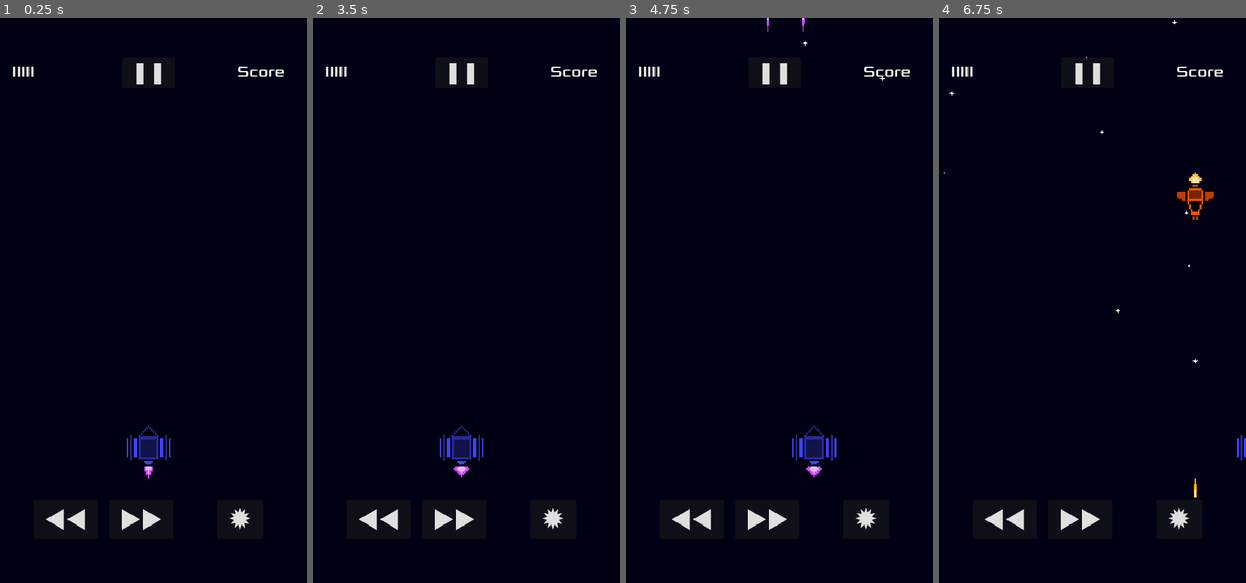
Above: before the commit, frames 1-4 (left to right).
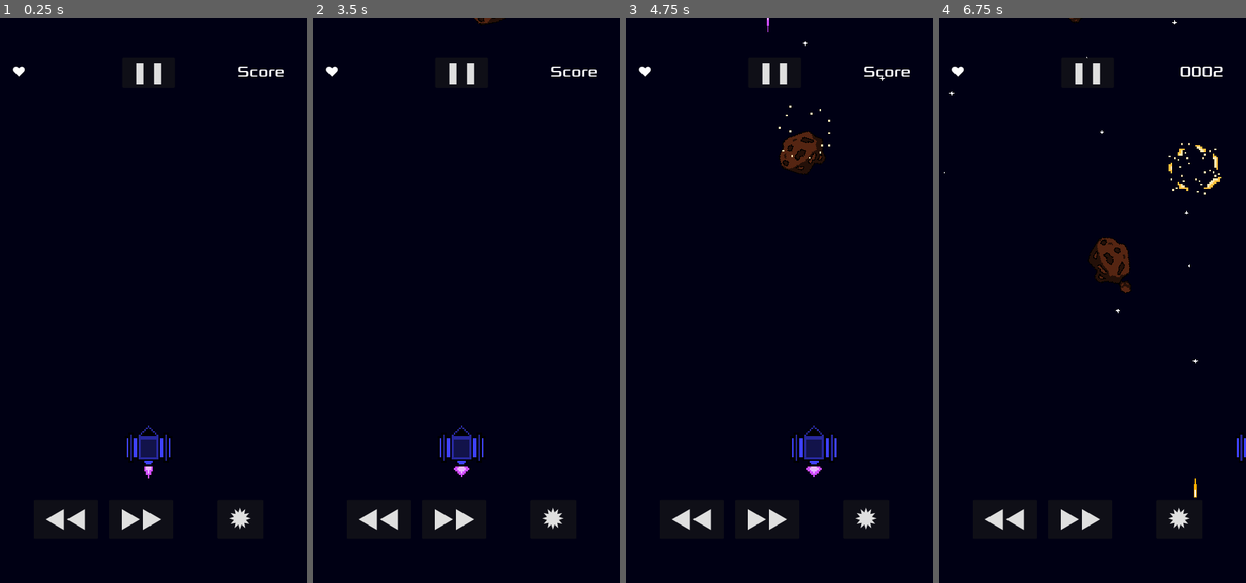
Above: after the commit, the same moments.

Repository: gabriel-codart/astros
Game: Godot game, scene res://Sections/game.tscn
The game is run twice, just before and just after one commit, with the same random seed, the same clock (stepped at 60 frames per second) and the same inputs. The project has no main scene, so this scene is started directly.
Inputs:
- Up to frame 1 (0.25 s): no input
- Up to frame 2 (3.5 s): click "❚❚" at 0.5 s; click "◀◀" at 1.25 s; click "▶▶" at 2 s; click "✹" at 2.75 s
- Up to frame 3 (4.75 s): tap Enter at 3.5 s; hold Right (right) 3.53-4.28 s; tap Space (fire) at 3.6, 4.35 s; hold Left (left) from 4.28 s (still down)
- Up to frame 4 (6.75 s): release Left (left) at 5.03 s; hold Right (right) 5.03-6.53 s; tap Space (fire) at 5.1, 5.85, 6.6 s; hold Left (left) from 6.53 s (still down)

The runs differ from the first frame. In frame 1, less than 0.1% of the frame differs, in the area x 4-12%, y 8-11%; in frame 2, 0.1%; in frame 3, 0.8%; in frame 4, 1.5%, in the area x 4-93%, y 0-49%.

Commit message:
add: + asteroid spawn + enemy spawn + blast + explosion + shot + life e score

Diff:
--- /dev/null
+++ b/Asteroids/asteroid.gd
@@ -0,0 +1,76 @@
+extends Node2D
+
+@export var speed_min: float = 80.0
+@export var speed_max: float = 150.0
+@onready var asteroid_small_scene: PackedScene = preload("res://Asteroids/asteroid.tscn") # usamos a mesma cena
+@onready var explosion_scene: PackedScene = preload("res://Explosions and Particles/explosion.tscn")
+
+@onready var sprite: Sprite2D = $Sprite2D
+@onready var collision: CollisionShape2D = $Area2D/CollisionShape2D
+
+var is_big: bool
+var velocity: Vector2
+var rotation_speed: float
+
+func _ready() -> void:
+	rotation_speed = randf_range(-1.0, 1.0)
+	is_big = randf() < 0.4
+	# Define sprite e colisão
+	if is_big:
+		sprite.texture = load("res://Assets/Asteroids/Asteroid Big.png")
+		collision.shape.radius = 25
+	else:
+		var small_textures = [
+			load("res://Assets/Asteroids/Asteroid Small 1.png"),
+			load("res://Assets/Asteroids/Asteroid Small 2.png"),
+		]
+		sprite.texture = small_textures.pick_random()
+		collision.shape.radius = 10
+	# Movimento inicial
+	velocity = Vector2(randf_range(-10, 10), randf_range(speed_min, speed_max))
+
+func _process(delta: float) -> void:
+	rotation += rotation_speed * delta
+	position += velocity * delta
+	# Se sair da tela → liberar
+	if position.y > 1280 + 200:
+		queue_free()
+
+func spawn_small_asteroids() -> void:
+	var num_smalls = randi_range(2, 3)
+	for i in range(num_smalls):
+		var small = asteroid_small_scene.instantiate()
+		small.is_big = false  # força ser pequeno
+		small.position = position
+
+		# movimento diagonal aleatório pra baixo
+		var dir_x = randf_range(-100, 100)
+		small.velocity = Vector2(dir_x, randf_range(speed_min, speed_max))
+
+		get_parent().add_child.call_deferred(small)
+
+func spawn_explosion(size: Vector2i) -> void:
+	var explosion = explosion_scene.instantiate()
+	explosion.position = position
+	explosion.scale = size
+	get_parent().add_child.call_deferred(explosion)
+
+func destroy() -> void:
+	if is_big:
+		spawn_small_asteroids()
+		spawn_explosion(Vector2i(4.0, 4.0))
+	else:
+		add_points(1)
+		spawn_explosion(Vector2i(2.0, 2.0))
+	queue_free()
+
+func add_points(points: int):
+	var hud = get_tree().get_root().get_node("Game/HUD")
+	if hud and hud.has_method("add_score"):
+		hud.add_score(points)
+
+func _on_area_2d_area_entered(_area: Area2D) -> void:
+	destroy()
+
+func _on_area_2d_body_entered(_body):
+	destroy()
--- /dev/null
+++ b/Asteroids/asteroid.tscn
@@ -0,0 +1,24 @@
+[gd_scene load_steps=4 format=3 uid="uid://bf524otelt3w1"]
+
+[ext_resource type="Script" path="res://Asteroids/asteroid.gd" id="1_1ir5x"]
+[ext_resource type="Texture2D" uid="uid://doufglkjukqn8" path="res://Assets/Asteroids/Asteroid Big.png" id="2_mirve"]
+
+[sub_resource type="CircleShape2D" id="CircleShape2D_8awrv"]
+radius = 25.0
+
+[node name="Asteroid" type="Node2D" groups=["Asteroid"]]
+scale = Vector2(2, 2)
+script = ExtResource("1_1ir5x")
+
+[node name="Sprite2D" type="Sprite2D" parent="."]
+texture = ExtResource("2_mirve")
+
+[node name="Area2D" type="Area2D" parent="." groups=["Asteroid"]]
+collision_layer = 4
+collision_mask = 19
+
+[node name="CollisionShape2D" type="CollisionShape2D" parent="Area2D"]
+shape = SubResource("CircleShape2D_8awrv")
+
+[connection signal="area_entered" from="Area2D" to="." method="_on_area_2d_area_entered"]
+[connection signal="body_entered" from="Area2D" to="." method="_on_area_2d_body_entered"]
--- /dev/null
+++ b/Asteroids/asteroid_spawn.gd
@@ -0,0 +1,48 @@
+extends Node2D
+
+@export var asteroid_scene: PackedScene = preload("res://Asteroids/asteroid.tscn")
+@export var spawn_interval: float = 3.0   # tempo entre spawns
+@export var min_speed: float = 80.0
+@export var max_speed: float = 200.0
+@export var spawn_range_x: Vector2 = Vector2(0, 720)  # limites horizontais do spawn
+@export var rotation_speed_range: Vector2 = Vector2(-90, 90) # graus por segundo
+
+var spawn_timer: Timer
+
+func _ready() -> void:
+	spawn_timer = Timer.new()
+	spawn_timer.wait_time = spawn_interval
+	spawn_timer.one_shot = false
+	spawn_timer.autostart = true
+	add_child(spawn_timer)
+	spawn_timer.timeout.connect(_on_spawn_timer_timeout)
+
+func _on_spawn_timer_timeout() -> void:
+	spawn_asteroid()
+
+func spawn_asteroid() -> void:
+	var asteroid = asteroid_scene.instantiate()
+	# Posição inicial aleatória no topo da tela
+	asteroid.position = Vector2(
+		randf_range(spawn_range_x.x, spawn_range_x.y),
+		-200
+	)
+	# Velocidade e rotação
+	var speed = randf_range(min_speed, max_speed)
+	var rot_speed = randf_range(rotation_speed_range.x, rotation_speed_range.y)
+	asteroid.set_meta("speed", speed)
+	asteroid.set_meta("rot_speed", rot_speed)
+	add_child(asteroid)
+
+func _process(delta: float) -> void:
+	for asteroid in get_children():
+		if asteroid is CharacterBody2D or asteroid is Node2D:
+			# Movimento para baixo
+			var speed = asteroid.get_meta("speed", 0)
+			asteroid.position.y += speed * delta
+			# Rotação (em graus)
+			var rot_speed = asteroid.get_meta("rot_speed", 0)
+			asteroid.rotation_degrees += rot_speed * delta
+			# Remover se sair da tela
+			if asteroid.position.y > 1280 + 200:
+				asteroid.queue_free()
--- a/Explosions and Particles/blast.gd
+++ b/Explosions and Particles/blast.gd
@@ -3,6 +3,7 @@
 @export var speed: float = 500.0
 var direction: Vector2
 var is_protagonist: bool = true
+var damage: int = 1
 
 @onready var sprite: Sprite2D = $Sprite2D
 
@@ -25,6 +26,5 @@
 	if position.y < -100 or position.y > 1380:
 		queue_free()
 
-func _on_area_2d_body_entered(body):
-	# Aqui futuramente vamos lidar com colisões (dano, explosão, etc.)
+func _on_area_2d_area_entered(_area: Area2D) -> void:
 	queue_free()
--- a/Explosions and Particles/blast.tscn
+++ b/Explosions and Particles/blast.tscn
@@ -6,7 +6,7 @@
 [sub_resource type="RectangleShape2D" id="RectangleShape2D_53wdo"]
 size = Vector2(3, 22)
 
-[node name="Blast" type="Node2D"]
+[node name="Blast" type="Node2D" groups=["Blast"]]
 scale = Vector2(2, 2)
 script = ExtResource("1_cd7d7")
 speed = 800.0
@@ -14,11 +14,12 @@
 [node name="Sprite2D" type="Sprite2D" parent="."]
 texture = ExtResource("2_yji4n")
 
-[node name="Area2D" type="Area2D" parent="."]
+[node name="Area2D" type="Area2D" parent="." groups=["Blast"]]
 collision_layer = 16
 collision_mask = 15
 
 [node name="CollisionShape2D" type="CollisionShape2D" parent="Area2D"]
 shape = SubResource("RectangleShape2D_53wdo")
 
+[connection signal="area_entered" from="Area2D" to="." method="_on_area_2d_area_entered"]
 [connection signal="body_entered" from="Area2D" to="." method="_on_area_2d_body_entered"]
--- /dev/null
+++ b/Explosions and Particles/explosion.tscn
@@ -0,0 +1,56 @@
+[gd_scene load_steps=8 format=3 uid="uid://d1dmb6qfkfvo4"]
+
+[ext_resource type="Texture2D" uid="uid://bvbkpiff3jjew" path="res://Assets/Explosions and Particles/Explosion.png" id="1_1m5dw"]
+
+[sub_resource type="GDScript" id="GDScript_11m2g"]
+script/source = "extends Node2D
+
+func _on_animated_sprite_2d_animation_finished() -> void:
+	queue_free()
+"
+
+[sub_resource type="AtlasTexture" id="AtlasTexture_n2ut0"]
+atlas = ExtResource("1_1m5dw")
+region = Rect2(0, 0, 32, 32)
+
+[sub_resource type="AtlasTexture" id="AtlasTexture_gba0c"]
+atlas = ExtResource("1_1m5dw")
+region = Rect2(32, 0, 32, 32)
+
+[sub_resource type="AtlasTexture" id="AtlasTexture_io8w6"]
+atlas = ExtResource("1_1m5dw")
+region = Rect2(64, 0, 32, 32)
+
+[sub_resource type="AtlasTexture" id="AtlasTexture_t83t2"]
+atlas = ExtResource("1_1m5dw")
+region = Rect2(96, 0, 32, 32)
+
+[sub_resource type="SpriteFrames" id="SpriteFrames_6uokm"]
+animations = [{
+"frames": [{
+"duration": 1.0,
+"texture": SubResource("AtlasTexture_n2ut0")
+}, {
+"duration": 1.0,
+"texture": SubResource("AtlasTexture_gba0c")
+}, {
+"duration": 1.0,
+"texture": SubResource("AtlasTexture_io8w6")
+}, {
+"duration": 1.0,
+"texture": SubResource("AtlasTexture_t83t2")
+}],
+"loop": false,
+"name": &"default",
+"speed": 10.0
+}]
+
+[node name="Explosion" type="Node2D"]
+scale = Vector2(4, 4)
+script = SubResource("GDScript_11m2g")
+
+[node name="AnimatedSprite2D" type="AnimatedSprite2D" parent="."]
+sprite_frames = SubResource("SpriteFrames_6uokm")
+autoplay = "default"
+
+[connection signal="animation_finished" from="AnimatedSprite2D" to="." method="_on_animated_sprite_2d_animation_finished"]
--- /dev/null
+++ b/Explosions and Particles/shot.tscn
@@ -0,0 +1,53 @@
+[gd_scene load_steps=6 format=3 uid="uid://ba56ksei8ah8d"]
+
+[ext_resource type="Texture2D" uid="uid://cmdbbakqscrwp" path="res://Assets/Explosions and Particles/Shot.png" id="1_3k57k"]
+
+[sub_resource type="GDScript" id="GDScript_rnccn"]
+script/source = "extends Node2D
+
+var is_prota: bool = true
+@onready var animated_sprite: AnimatedSprite2D = $AnimatedSprite2D
+
+func _ready() -> void:
+	if is_prota:
+		position.y += 15
+		animated_sprite.scale.y = 1
+	else:
+		position.y += 40
+		animated_sprite.scale.y = -1
+
+func _on_animated_sprite_2d_animation_finished() -> void:
+	queue_free()
+"
+
+[sub_resource type="AtlasTexture" id="AtlasTexture_vlm4k"]
+atlas = ExtResource("1_3k57k")
+region = Rect2(0, 0, 33, 32)
+
+[sub_resource type="AtlasTexture" id="AtlasTexture_dd7ne"]
+atlas = ExtResource("1_3k57k")
+region = Rect2(33, 0, 33, 32)
+
+[sub_resource type="SpriteFrames" id="SpriteFrames_thutg"]
+animations = [{
+"frames": [{
+"duration": 1.0,
+"texture": SubResource("AtlasTexture_vlm4k")
+}, {
+"duration": 1.0,
+"texture": SubResource("AtlasTexture_dd7ne")
+}],
+"loop": false,
+"name": &"default",
+"speed": 10.0
+}]
+
+[node name="Shot" type="Node2D"]
+scale = Vector2(2, 2)
+script = SubResource("GDScript_rnccn")
+
+[node name="AnimatedSprite2D" type="AnimatedSprite2D" parent="."]
+sprite_frames = SubResource("SpriteFrames_thutg")
+autoplay = "default"
+
+[connection signal="animation_finished" from="AnimatedSprite2D" to="." method="_on_animated_sprite_2d_animation_finished"]
--- a/Sections/game.tscn
+++ b/Sections/game.tscn
@@ -1,8 +1,9 @@
-[gd_scene load_steps=4 format=3 uid="uid://d35d5g3lpc85g"]
+[gd_scene load_steps=5 format=3 uid="uid://d35d5g3lpc85g"]
 
 [ext_resource type="PackedScene" uid="uid://bt52dwibd0rhd" path="res://UIs/hud.tscn" id="1_k7iay"]
 [ext_resource type="PackedScene" uid="uid://comee8gow4ds4" path="res://Ships/prota.tscn" id="1_ydaat"]
 [ext_resource type="Script" path="res://Ships/enemy_spawn.gd" id="3_71pac"]
+[ext_resource type="Script" path="res://Asteroids/asteroid_spawn.gd" id="4_x28kx"]
 
 [node name="Game" type="Control"]
 layout_mode = 3
@@ -15,8 +16,11 @@
 [node name="HUD" parent="." instance=ExtResource("1_k7iay")]
 layout_mode = 1
 
-[node name="Prota" parent="." groups=["Prota"] instance=ExtResource("1_ydaat")]
+[node name="Prota" parent="." instance=ExtResource("1_ydaat")]
 position = Vector2(360, 980)
 
 [node name="Enemies" type="Node2D" parent="."]
 script = ExtResource("3_71pac")
+
+[node name="Asteroids" type="Node2D" parent="."]
+script = ExtResource("4_x28kx")
--- a/Ships/enemy.gd
+++ b/Ships/enemy.gd
@@ -1,10 +1,15 @@
 extends CharacterBody2D
 
 @export var speed: float = 100.0
+@export var health: int = 1
+
 @onready var marker: Marker2D = $Marker2D
 @onready var attack_area: Area2D = $AttackArea
 @onready var blast_scene: PackedScene = preload("res://Explosions and Particles/blast.tscn")
+@onready var shot_scene: PackedScene = preload("res://Explosions and Particles/shot.tscn")
+@onready var explosion_scene: PackedScene = preload("res://Explosions and Particles/explosion.tscn")
 @onready var shoot_cooldown: Timer = $ShootCooldown
+@onready var anim: AnimationPlayer = $AnimationPlayer
 
 var player_in_range: bool = false
 
@@ -38,15 +43,54 @@
 		var blast = blast_scene.instantiate()
 		blast.is_protagonist = false
 		blast.position = marker.global_position
-		get_parent().add_child(blast)
+		get_parent().add_child.call_deferred(blast)
+		spawn_shot_fire(marker.global_position)
 		# Inicia o Cooldown
 		shoot_cooldown.start()
 
+func spawn_shot_fire(marker_position: Vector2) -> void:
+	var shot_fire = shot_scene.instantiate()
+	shot_fire.is_prota = false
+	shot_fire.position = marker_position
+	get_parent().add_child.call_deferred(shot_fire)
+
+func spawn_explosion() -> void:
+	var explosion = explosion_scene.instantiate()
+	explosion.position = position
+	get_parent().add_child.call_deferred(explosion)
+
 func _on_attack_area_body_entered(body: Node) -> void:
 	if body.is_in_group("Prota"):
-		print('entrou')
 		player_in_range = true
 
 func _on_attack_area_body_exited(body: Node) -> void:
 	if body.is_in_group("Prota"):
 		player_in_range = false
+
+# ==============================
+# VIDA / DANO / MORTE
+# ==============================
+
+func take_damage(amount: int) -> void:
+	if health <= 0:
+		return
+	health -= amount
+
+	if health > 0:
+		anim.play("hurt")
+	else:
+		die()
+
+func die() -> void:
+	spawn_explosion()
+	add_points(2)
+	queue_free()
+
+func add_points(points: int):
+	var hud = get_tree().get_root().get_node("Game/HUD")
+	if hud and hud.has_method("add_score"):
+		hud.add_score(points)
+
+func _on_area_2d_area_entered(area: Area2D) -> void:
+	if area.is_in_group("Blast") or area.is_in_group("Asteroid") or area.is_in_group("Prota"):
+		take_damage(1)
--- a/Ships/enemy.tscn
+++ b/Ships/enemy.tscn
@@ -28,12 +28,71 @@
 [sub_resource type="RectangleShape2D" id="RectangleShape2D_68cl1"]
 size = Vector2(22, 19)
 
+[sub_resource type="RectangleShape2D" id="RectangleShape2D_57jfo"]
+size = Vector2(22, 19)
+
 [sub_resource type="RectangleShape2D" id="RectangleShape2D_67l65"]
 size = Vector2(36.5, 310.25)
+
+[sub_resource type="Animation" id="Animation_1ml20"]
+resource_name = "hurt"
+length = 0.2
+step = 0.1
+tracks/0/type = "value"
+tracks/0/imported = false
+tracks/0/enabled = true
+tracks/0/path = NodePath(".:modulate")
+tracks/0/interp = 1
+tracks/0/loop_wrap = true
+tracks/0/keys = {
+"times": PackedFloat32Array(0, 0.2),
+"transitions": PackedFloat32Array(1, 1),
+"update": 0,
+"values": [Color(1, 0, 0, 1), Color(1, 1, 1, 1)]
+}
+
+[sub_resource type="Animation" id="Animation_4gjq8"]
+length = 0.001
+tracks/0/type = "value"
+tracks/0/imported = false
+tracks/0/enabled = true
+tracks/0/path = NodePath(".:modulate")
+tracks/0/interp = 1
+tracks/0/loop_wrap = true
+tracks/0/keys = {
+"times": PackedFloat32Array(0),
+"transitions": PackedFloat32Array(1),
+"update": 0,
+"values": [Color(1, 1, 1, 1)]
+}
+
+[sub_resource type="Animation" id="Animation_mq2mi"]
+resource_name = "dead"
+step = 0.1
+tracks/0/type = "value"
+tracks/0/imported = false
+tracks/0/enabled = true
+tracks/0/path = NodePath(".:modulate")
+tracks/0/interp = 1
+tracks/0/loop_wrap = true
+tracks/0/keys = {
+"times": PackedFloat32Array(0),
+"transitions": PackedFloat32Array(1),
+"update": 0,
+"values": [Color(1, 1, 1, 0)]
+}
+
+[sub_resource type="AnimationLibrary" id="AnimationLibrary_c81rq"]
+_data = {
+"RESET": SubResource("Animation_4gjq8"),
+"dead": SubResource("Animation_mq2mi"),
+"hurt": SubResource("Animation_1ml20")
+}
 
 [node name="Enemy" type="CharacterBody2D" groups=["Enemy"]]
 scale = Vector2(4, 4)
 collision_layer = 2
+collision_mask = 21
 script = ExtResource("1_yaixg")
 speed = 200.0
 
@@ -49,6 +108,14 @@
 [node name="Marker2D" type="Marker2D" parent="."]
 position = Vector2(0, 19)
 
+[node name="Area2D" type="Area2D" parent="." groups=["Enemy"]]
+collision_layer = 2
+collision_mask = 21
+
+[node name="CollisionShape2D" type="CollisionShape2D" parent="Area2D"]
+position = Vector2(0, 0.5)
+shape = SubResource("RectangleShape2D_57jfo")
+
 [node name="AttackArea" type="Area2D" parent="."]
 collision_layer = 0
 
@@ -57,6 +124,13 @@
 shape = SubResource("RectangleShape2D_67l65")
 debug_color = Color(0.999996, 0.420036, 0.596838, 0.419608)
 
+[node name="AnimationPlayer" type="AnimationPlayer" parent="."]
+libraries = {
+"": SubResource("AnimationLibrary_c81rq")
+}
+
 [node name="ShootCooldown" type="Timer" parent="."]
 wait_time = 2.0
 one_shot = true
+
+[connection signal="area_entered" from="Area2D" to="." method="_on_area_2d_area_entered"]
--- a/Ships/prota.gd
+++ b/Ships/prota.gd
@@ -1,11 +1,18 @@
 extends CharacterBody2D
 
 @export var speed: float = 300.0
+@export var health: int = 1
+
 @onready var blast_scene: PackedScene = preload("res://Explosions and Particles/blast.tscn")
-
+@onready var shot_scene: PackedScene = preload("res://Explosions and Particles/shot.tscn")
+@onready var explosion_scene: PackedScene = preload("res://Explosions and Particles/explosion.tscn")
 @onready var marker_left: Marker2D = $MarkerLeft
 @onready var marker_right: Marker2D = $MarkerRight
 @onready var shoot_cooldown: Timer = $ShootCooldown
+@onready var anim: AnimationPlayer = $AnimationPlayer
+
+func _ready() -> void:
+	update_health_ui()
 
 func _physics_process(_delta: float) -> void:
 	# Movimento
@@ -27,11 +34,57 @@
 		var blast_left = blast_scene.instantiate()
 		blast_left.is_protagonist = true
 		blast_left.position = marker_left.global_position
-		get_parent().add_child(blast_left)
+		get_parent().add_child.call_deferred(blast_left)
+		spawn_shot_fire(marker_left.global_position)
 		# Criar projétil da direita
 		var blast_right = blast_scene.instantiate()
 		blast_right.is_protagonist = true
 		blast_right.position = marker_right.global_position
-		get_parent().add_child(blast_right)
+		get_parent().add_child.call_deferred(blast_right)
+		spawn_shot_fire(marker_right.global_position)
 		# Inicia o Cooldown
 		shoot_cooldown.start()
+
+func spawn_shot_fire(marker_position: Vector2) -> void:
+	var shot_fire = shot_scene.instantiate()
+	shot_fire.is_prota = true
+	shot_fire.position = marker_position
+	get_parent().add_child.call_deferred(shot_fire)
+
+func spawn_explosion() -> void:
+	var explosion = explosion_scene.instantiate()
+	explosion.position = position
+	get_parent().add_child.call_deferred(explosion)
+
+# ==============================
+# VIDA / DANO / MORTE
+# ==============================
+
+func take_damage(amount: int) -> void:
+	print(health)
+	if health <= 0:
+		return
+	health -= amount
+	update_health_ui()
+
+	if health > 0:
+		anim.play("hurt")
+	else:
+		anim.play("dead")
+		die()
+
+func die() -> void:
+	spawn_explosion()
+
+func update_health_ui() -> void:
+	var hud = get_tree().get_root().get_node("Game/HUD") # ajusta o caminho se necessário
+	if hud and hud.has_method("update_lives"):
+		hud.update_lives(health)
+
+func _on_area_2d_area_entered(area):
+	if area.is_in_group("Blast") or area.is_in_group("Asteroid") or area.is_in_group("Enemy"):
+		take_damage(1)
+
+func _on_animation_player_animation_finished(anim_name: StringName) -> void:
+	if anim_name == "dead":
+		queue_free()
--- a/Ships/prota.tscn
+++ b/Ships/prota.tscn
@@ -28,22 +28,8 @@
 [sub_resource type="RectangleShape2D" id="RectangleShape2D_mrhqb"]
 size = Vector2(27, 19)
 
-[sub_resource type="Animation" id="Animation_ygdiq"]
-resource_name = "hurt"
-length = 0.2
-step = 0.1
-tracks/0/type = "value"
-tracks/0/imported = false
-tracks/0/enabled = true
-tracks/0/path = NodePath(".:modulate")
-tracks/0/interp = 1
-tracks/0/loop_wrap = true
-tracks/0/keys = {
-"times": PackedFloat32Array(0, 0.2),
-"transitions": PackedFloat32Array(1, 1),
-"update": 0,
-"values": [Color(1, 0, 0, 1), Color(1, 1, 1, 1)]
-}
+[sub_resource type="RectangleShape2D" id="RectangleShape2D_vjwbr"]
+size = Vector2(27, 19)
 
 [sub_resource type="Animation" id="Animation_ny2nj"]
 length = 0.001
@@ -77,6 +63,23 @@
 "values": [Color(1, 1, 1, 0)]
 }
 
+[sub_resource type="Animation" id="Animation_ygdiq"]
+resource_name = "hurt"
+length = 0.2
+step = 0.1
+tracks/0/type = "value"
+tracks/0/imported = false
+tracks/0/enabled = true
+tracks/0/path = NodePath(".:modulate")
+tracks/0/interp = 1
+tracks/0/loop_wrap = true
+tracks/0/keys = {
+"times": PackedFloat32Array(0, 0.2),
+"transitions": PackedFloat32Array(1, 1),
+"update": 0,
+"values": [Color(1, 0, 0, 1), Color(1, 1, 1, 1)]
+}
+
 [sub_resource type="AnimationLibrary" id="AnimationLibrary_q4cpd"]
 _data = {
 "RESET": SubResource("Animation_ny2nj"),
@@ -84,7 +87,7 @@
 "hurt": SubResource("Animation_ygdiq")
 }
 
-[node name="Prota" type="CharacterBody2D"]
+[node name="Prota" type="CharacterBody2D" groups=["Prota"]]
 scale = Vector2(4, 4)
 collision_mask = 6
 script = ExtResource("1_toqw8")
@@ -96,6 +99,13 @@
 [node name="CollisionShape2D" type="CollisionShape2D" parent="."]
 position = Vector2(0, -0.5)
 shape = SubResource("RectangleShape2D_mrhqb")
+
+[node name="Area2D" type="Area2D" parent="." groups=["Prota"]]
+collision_mask = 30
+
+[node name="CollisionShape2D" type="CollisionShape2D" parent="Area2D"]
+position = Vector2(0, -0.5)
+shape = SubResource("RectangleShape2D_vjwbr")
 
 [node name="MarkerLeft" type="Marker2D" parent="." groups=["Prota"]]
 position = Vector2(-10, -16)
@@ -111,3 +121,6 @@
 [node name="ShootCooldown" type="Timer" parent="."]
 wait_time = 2.0
 one_shot = true
+
+[connection signal="area_entered" from="Area2D" to="." method="_on_area_2d_area_entered"]
+[connection signal="animation_finished" from="AnimationPlayer" to="." method="_on_animation_player_animation_finished"]
--- /dev/null
+++ b/UIs/hud.gd
@@ -0,0 +1,15 @@
+extends Control
+
+@onready var life_label: Label = $LifeContainer/LifeLabel
+@onready var score_label: Label = $ScoreContainer/ScoreLabel
+
+var lives: int = 3
+var score: int = 0
+
+func update_lives(value: int) -> void:
+	lives = max(value, 0)
+	life_label.text = "❤".repeat(lives)
+
+func add_score(points: int) -> void:
+	score += points
+	score_label.text = str(score).pad_zeros(4)
--- a/UIs/hud.tscn
+++ b/UIs/hud.tscn
@@ -1,6 +1,7 @@
-[gd_scene load_steps=2 format=3 uid="uid://bt52dwibd0rhd"]
+[gd_scene load_steps=3 format=3 uid="uid://bt52dwibd0rhd"]
 
 [ext_resource type="Theme" uid="uid://1qq33bnlt4dy" path="res://Global/game_theme.tres" id="1_f1fwq"]
+[ext_resource type="Script" path="res://UIs/hud.gd" id="2_y1ntb"]
 
 [node name="HUD" type="Control"]
 z_index = 100
@@ -11,6 +12,7 @@
 grow_horizontal = 2
 grow_vertical = 2
 theme = ExtResource("1_f1fwq")
+script = ExtResource("2_y1ntb")
 
 [node name="LifeContainer" type="MarginContainer" parent="."]
 layout_mode = 1
@@ -22,7 +24,7 @@
 [node name="LifeLabel" type="Label" parent="LifeContainer"]
 layout_mode = 2
 theme_override_font_sizes/font_size = 35
-text = "IIIII"
+text = "❤❤❤"
 
 [node name="PauseContainer" type="MarginContainer" parent="."]
 layout_mode = 1
--- a/project.godot
+++ b/project.godot
@@ -30,6 +30,8 @@
 
 Prota=""
 Enemy=""
+Blast=""
+Asteroid=""
 
 [input]
 
Not shown: 1 places in Ships/enemy.tscn that only renumber resources
Not shown: 1 places in Ships/prota.tscn that only renumber resources
